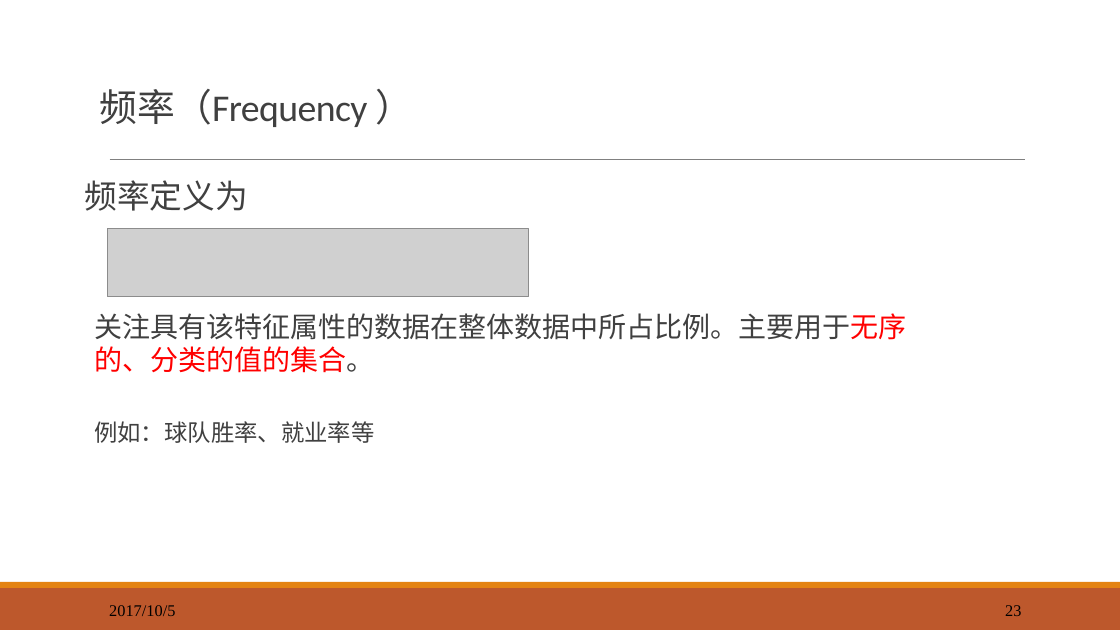
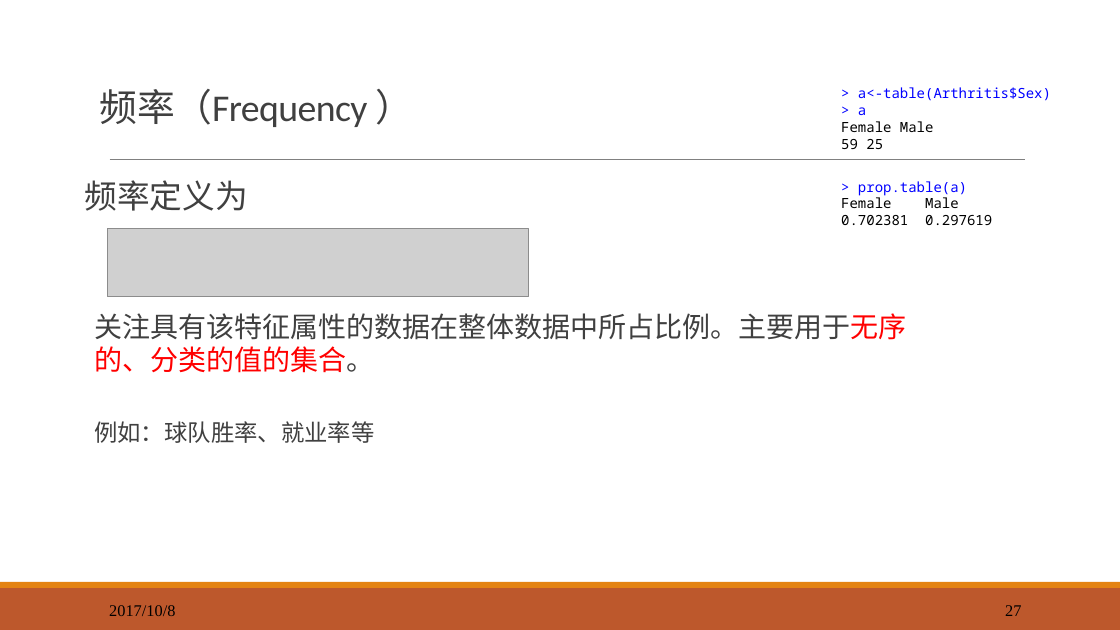
Before and after one commit to exoplanetX/DataAnalytics, a slide deck: slide 27 of 数据分析-3-探索性分析.pptx (slide 23 before the commit). Drawn at 1120x630 pixels with LibreOffice and Linux fonts; fonts in the diff are those of the drawing; grey boxes stand for pictures. Boxes give left, top, right and bottom in pixels: in the first picture for what was removed or moved away, otherwise in the second. Text is boxed around its words. In the diff, an @@ line names an element or a change of style, - is before the commit and + after.

```diff
--- a/数据分析-3-探索性分析.pptx
+++ b/数据分析-3-探索性分析.pptx
@@ text added at (841,87,1051,149), 12 pt, text #0000FF @@
+> a<-table(Arthritis$Sex)
+> a
+Female Male
+59 25
@@ text added at (841,181,992,225), 12 pt, text #000000 @@
+> prop.table(a)
+Female Male
+0.702381 0.297619
@@ text at (109,605,175,616): text changed @@
-2017/10/5
+2017/10/8
@@ page number at (1005,605,1021,616): text changed @@
-23
+27
```
Also in this commit, not shown: 17 other slides changed, 5 slides added, 2 slides removed.
